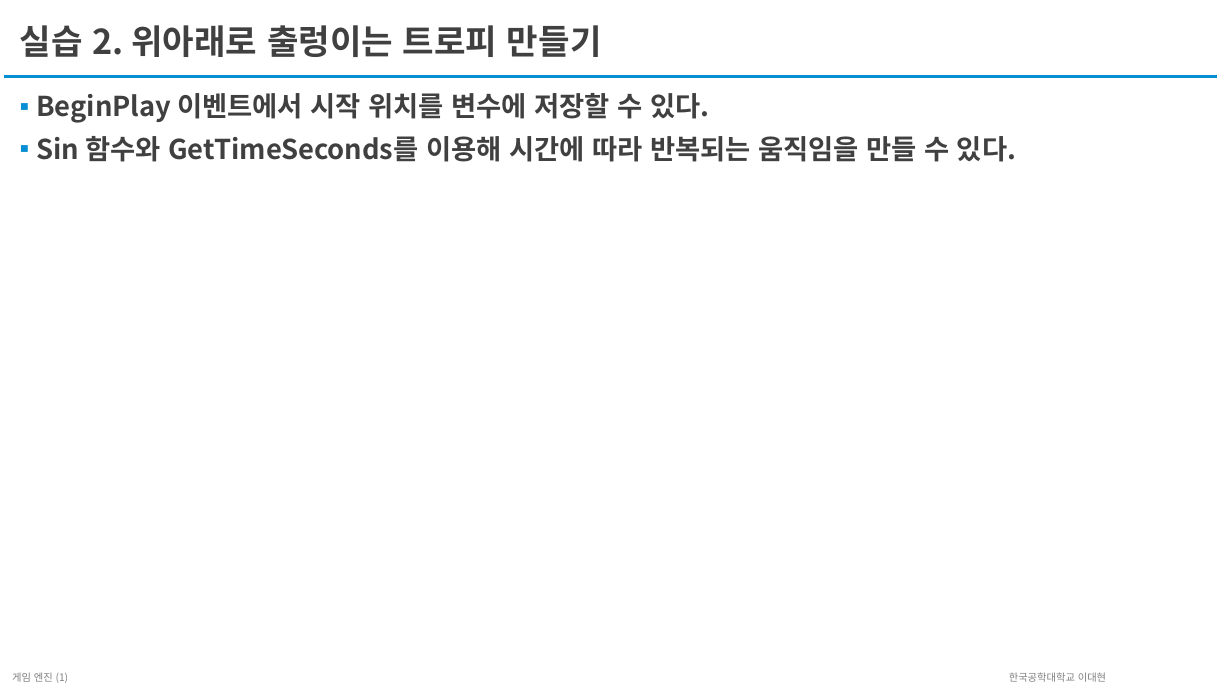
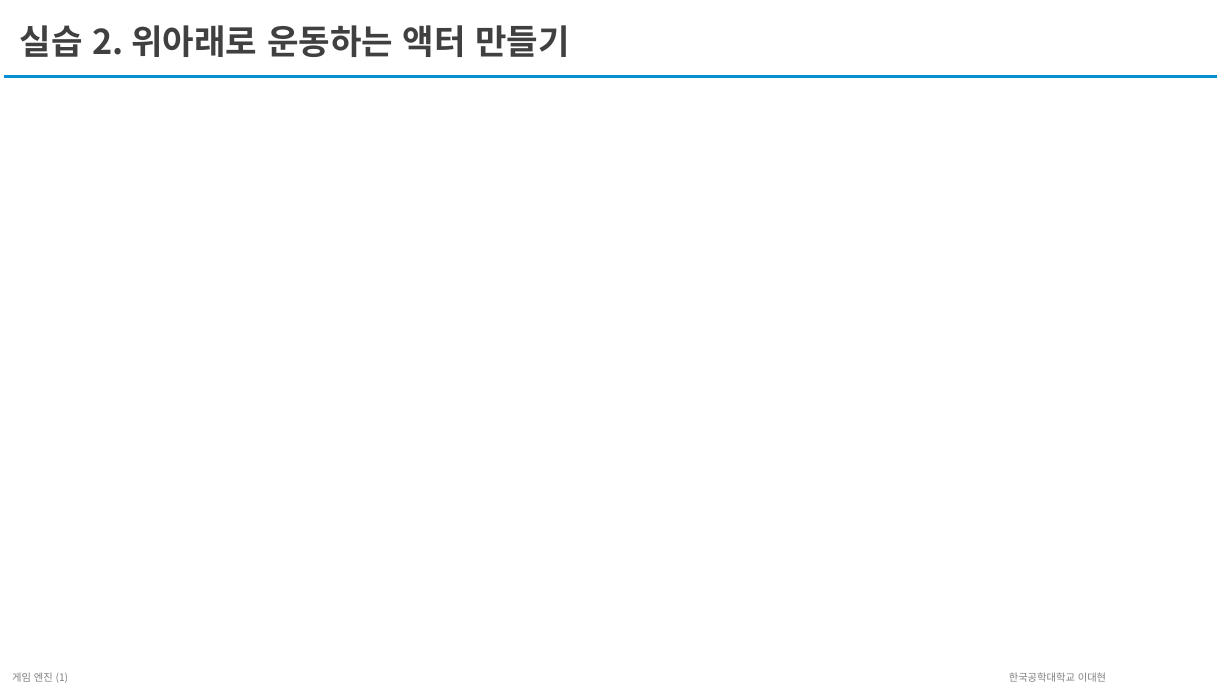
Before and after one commit to unreal-class/kmooc, a slide deck: slide 23 of LectureScript/2주차/2주차-교안-블루프린트 v2.pptx (slide 16 before the commit). Drawn at 1232x693 pixels with LibreOffice and Linux fonts; fonts in the diff are those of the drawing. Boxes give left, top, right and bottom in pixels: in the first picture for what was removed or moved away, otherwise in the second. Text is boxed around its words. In the diff, an @@ line names an element or a change of style, - is before the commit and + after.

```diff
--- a/LectureScript/2주차/2주차-교안-블루프린트 v2.pptx
+++ b/LectureScript/2주차/2주차-교안-블루프린트 v2.pptx
@@ title at [20,25,570,57]: text changed @@
-실습 2. 위아래로 출렁이는 트로피 만들기
+실습 2. 위아래로 운동하는 액터 만들기
@@ text removed at [36,93,1016,162] @@
-▪ BeginPlay 이벤트에서 시작 위치를 변수에 저장할 수 있다.
-▪ Sin 함수와 GetTimeSeconds를 이용해 시간에 따라 반복되는 움직임을 만들 수 있다.
```
Also in this commit, not shown: 10 other slides changed, 10 slides added, 4 slides removed, 1 other file.
